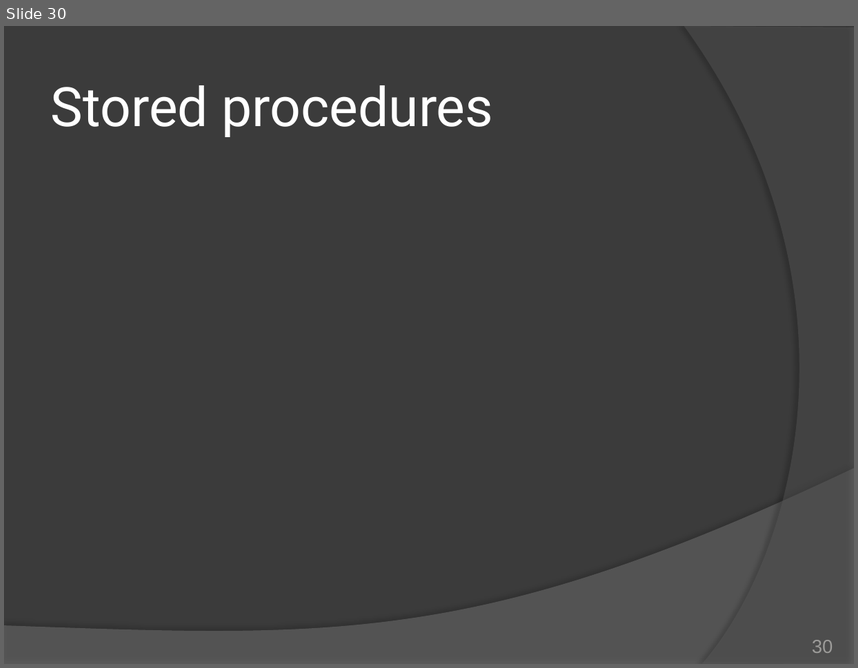
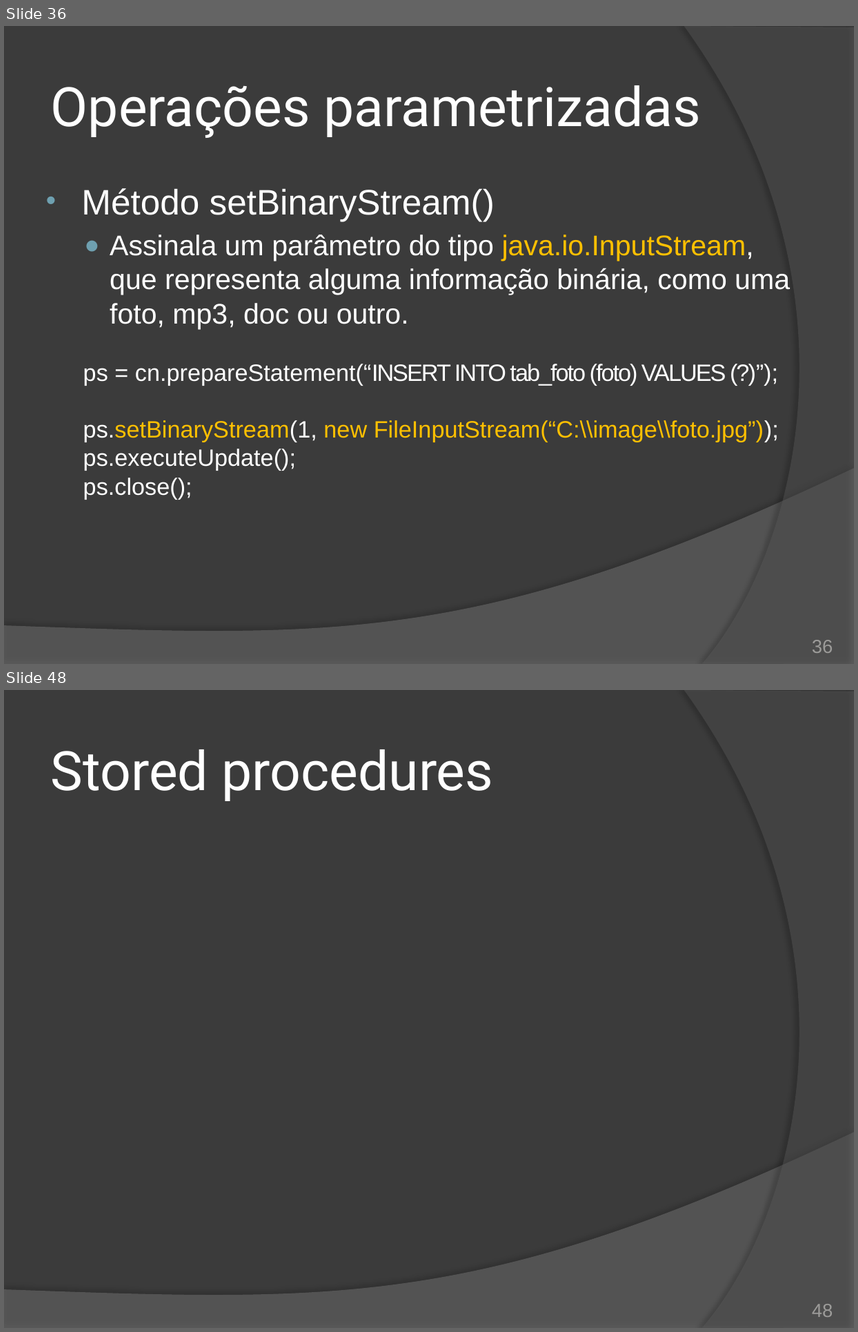
Before and after one commit to duchesqui/slzvieira-training, a slide deck: 2-Java-Programmer-Modulo-II/19.Capitulo11.pptx. Shown one above the other, each under a label of ours: slide 30 before the commit, slides 36 and 48 after it; the slides between them are not shown. The pictures are 858x668 and 858x1332 pixels, drawn with LibreOffice and Linux fonts; fonts in the diff are those of the drawing. Boxes give left, top, right and bottom in pixels: in the first picture for what was removed or moved away, otherwise in the second. Text is boxed around its words. In the diff, an @@ line names an element or a change of style, - is before the commit and + after.

```diff
--- a/2-Java-Programmer-Modulo-II/19.Capitulo11.pptx
+++ b/2-Java-Programmer-Modulo-II/19.Capitulo11.pptx
@@ slide 36 added at <box>4,26,854,664</box>, background #3B3B3B; not listed: 2 template elements that a slide beside it also shows @@
@@ title added at <box>51,85,700,138</box>, 46 pt, text #FFFFFF @@
+Operações parametrizadas
@@ text added at <box>81,188,790,499</box>, 20 pt, text #FFFFFF @@
+• Método setBinaryStream()
+  ● Assinala um parâmetro do tipo java.io.InputStream, que representa alguma informação binária, como uma foto, mp3, doc ou outro.
+  ps = cn.prepareStatement(“INSERT INTO tab_foto (foto) VALUES (?)”);
+  ps.setBinaryStream(1, new FileInputStream(“C:\\image\\foto.jpg”));
+  ps.executeUpdate();
+  ps.close();
@@ page number added at <box>812,639,833,653</box>, 16 pt, text #9D9B9A @@
+36
@@ what was slide 30 is now slide 48 @@
@@ page number at <box>812,1303,833,1317</box>: text changed @@
-30
+48
```
Also in this commit, not shown: 12 slides changed, 19 other slides added, 2 slides removed, 2 other files.
